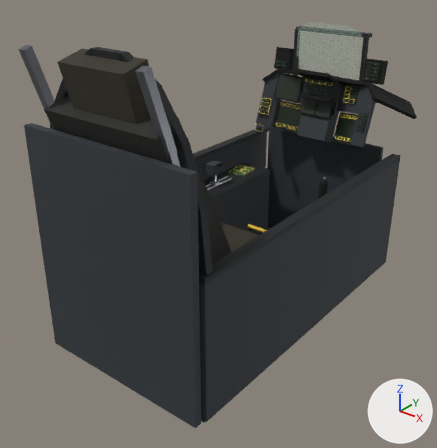
A saved change to the glTF model assets/models/cockpit_f16.glb.
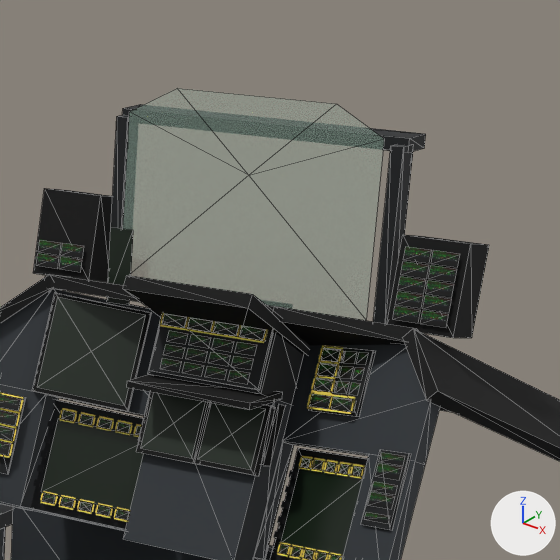
There are two pictures of each version: one whole from a 50 mm lens placed at (1.378, -1.833, 0.49), pointed at (-0.049, -0.049, -0.616), one close up on the part from 61% to 93% of the width and 0% to 31% of the height. Every picture has the same lights, and +X, +Y and +Z are marked at lower right. The older version's two pictures come first. The close-ups show mesh edges as thin lines. Where no turn or scale is listed for an object, it has been applied to the vertices. Vertices at exactly the same position are counted once.

Names of what the first close-up shows: 'black.003', 'black.004', 'black.008', 'frame.002', 'frame.004', 'hud_glass_69', 'panel_grey.006', 'panel_grey.007', 'panel_grey.008', 'panel_grey.009', 'screen_left', 'screen_right', 'screen_rwr' and 110 more.
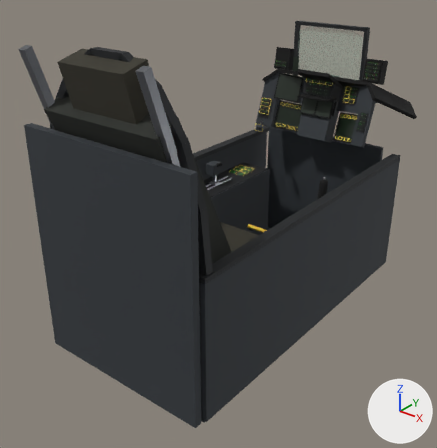
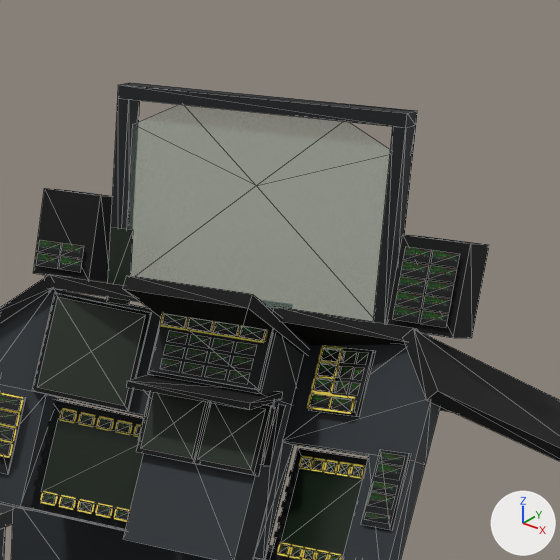
Changed parts and their boxes (x1, y1, x2, y2) in the close-ups (560 x 560 px):
'hud_glass_69', moved, rescaled (6% shorter): before (123, 88, 384, 320); after (127, 105, 390, 322)
'frame.004', moved: before (122, 104, 426, 153); after (118, 83, 417, 128)
'frame.002', rescaled: before (111, 115, 129, 229); after (111, 98, 140, 229)

The change, as a diff of the scene's bpy script:
```diff
--- a/assets/models/cockpit_f16.glb.py
+++ b/assets/models/cockpit_f16.glb.py
@@ me_frame_002 @@
 # used by ob_frame_002; location = (-0.175, 0.7, -0.025)
-me_frame_002.from_pydata(...)  # 8 vertices, 12 faces; spans x -0.007..0.007, y -0.013..0.013, z -0.1..0.1
+me_frame_002.from_pydata(...)  # 8 vertices, 12 faces; spans x -0.007..0.007, y -0.013..0.013, z -0.117..0.117
+# me_frame_002 part 1: the whole mesh is scaled about its middle by (1, 1, 1.17)
 me_frame_002.materials.append(mat_frame)
@@ me_mesh_64 @@
 # used by ob_hud_glass_69; location = (0.0, 0.0, 0.0)
-me_mesh_64.from_pydata(...)  # 7 vertices, 6 faces; spans x -0.161..0.162, y 0.68, z -0.114..0.114
+me_mesh_64.from_pydata(...)  # 7 vertices, 6 faces; spans x -0.168..0.168, y 0.7, z -0.12..0.095
+# me_mesh_64 part 2: the whole mesh is scaled about its middle by (1.04, 1, 0.946), then moved by (-0.001, 0.02, -0.013)
 me_mesh_64.materials.append(mat_hud_glass)
@@ ob_frame_004 @@
 ob_frame_004 = bpy.data.objects.new('frame.004', me_frame_004)
-ob_frame_004.location = (0.0, 0.72, 0.075)
+ob_frame_004.location = (0.0, 0.7, 0.102)
```
